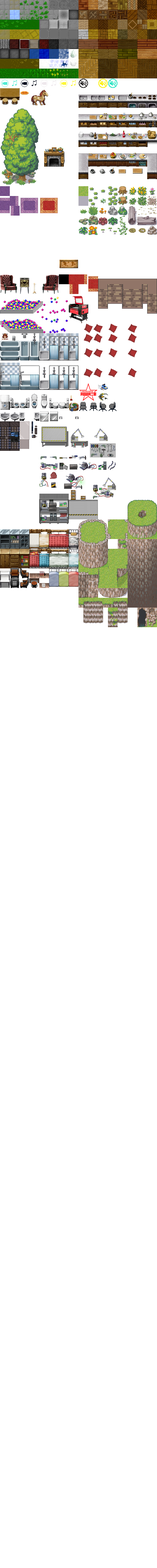
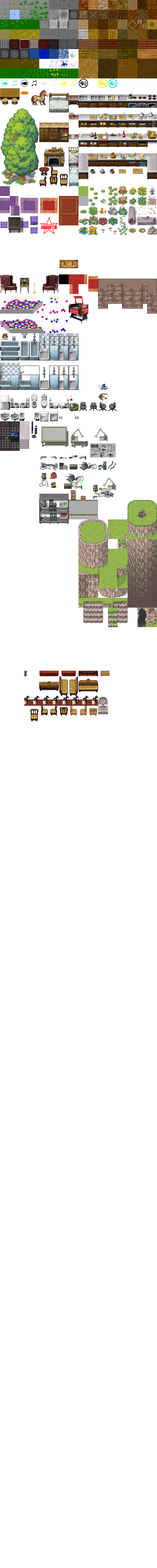
Two versions of the same layered image (157px x 1568px). Layer-by-layer changes:
painted on "Background" over [0, 92, 137, 722]
